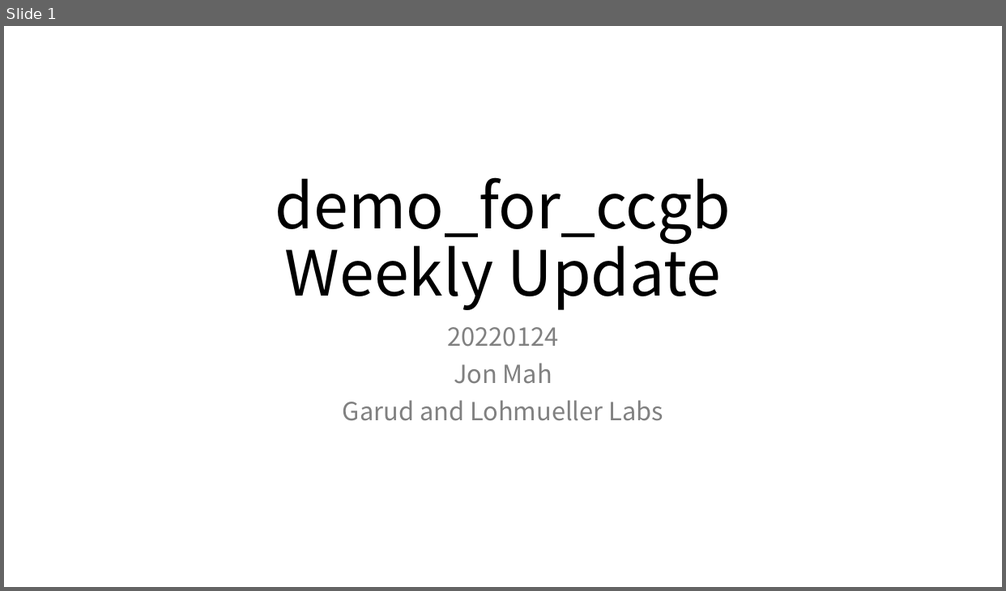
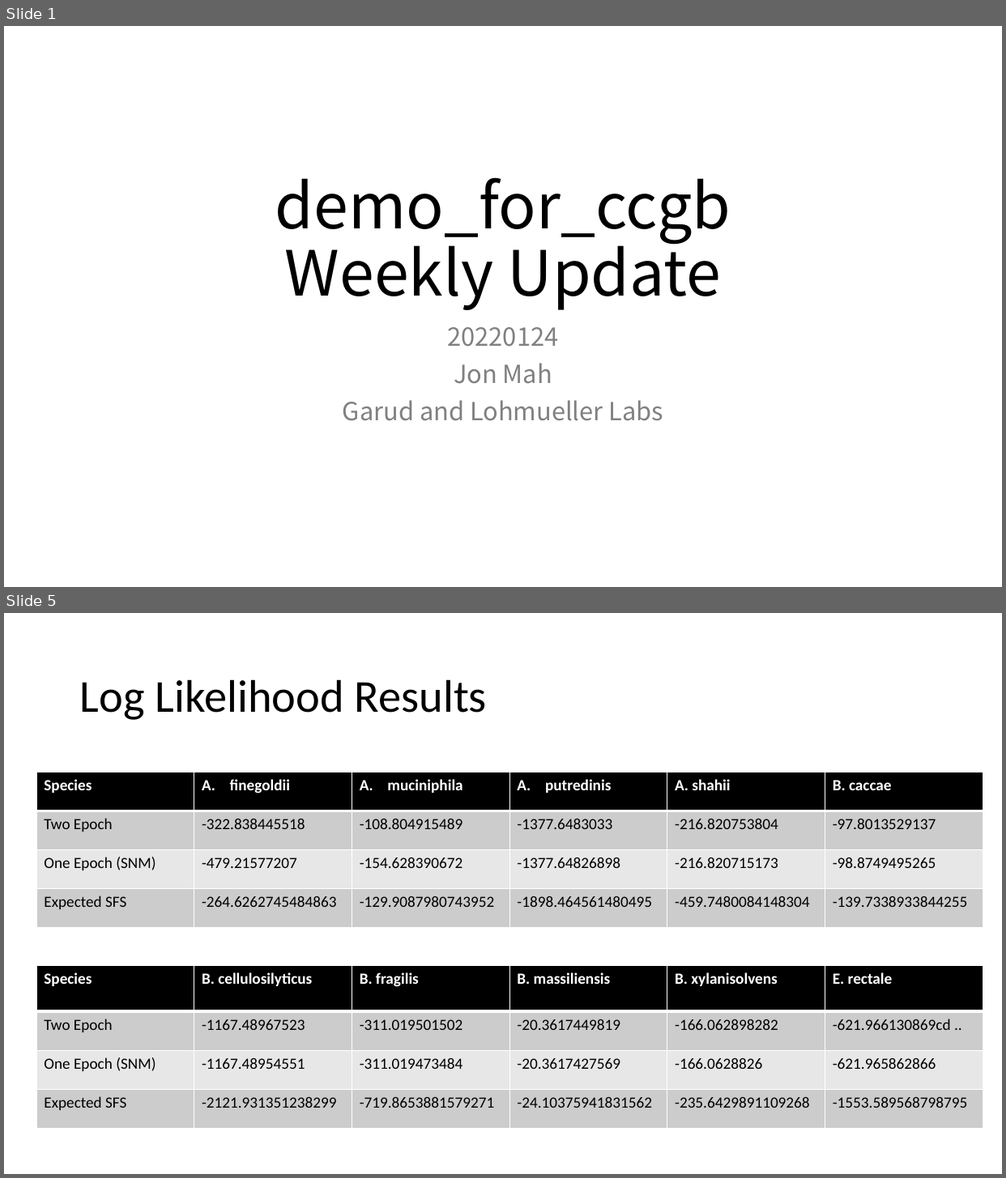
Before and after one commit to jon-mah/demo_for_ccgb, a slide deck: Summary/20220124_microbiome_demographic_slides.pptx. Shown one above the other, each under a label of ours: slide 1 before the commit, slides 1 and 5 after it; the slides between them are not shown. The pictures are 1006x591 and 1006x1178 pixels, drawn with LibreOffice and Linux fonts; fonts in the diff are those of the drawing. Boxes give left, top, right and bottom in pixels: in the first picture for what was removed or moved away, otherwise in the second. Text is boxed around its words. In the diff, an @@ line names an element or a change of style, - is before the commit and + after.

```diff
--- a/Summary/20220124_microbiome_demographic_slides.pptx
+++ b/Summary/20220124_microbiome_demographic_slides.pptx
@@ slide 5 added at box(4, 613, 1002, 1174), background #FFFFFF @@
@@ title added at box(80, 679, 487, 720), 44 pt, text #000000 @@
+Log Likelihood Results
@@ table added at box(36, 773, 984, 928), 4 rows, 6 columns @@
+Species | finegoldii | muciniphila | putredinis | A. shahii | B. caccae
+Two Epoch | -322.838445518 | -108.804915489 | -1377.6483033 | -216.820753804 | -97.8013529137
+One Epoch (SNM) | -479.21577207 | -154.628390672 | -1377.64826898 | -216.820715173 | -98.8749495265
+Expected SFS | -264.6262745484863 | -129.9087980743952 | -1898.464561480495 | -459.7480084148304 | -139.7338933844255
@@ table added at box(36, 966, 984, 1128), 4 rows, 6 columns @@
+Species | B. cellulosilyticus | B. fragilis | B. massiliensis | B. xylanisolvens | E. rectale
+Two Epoch | -1167.48967523 | -311.019501502 | -20.3617449819 | -166.062898282 | -621.966130869cd ..
+One Epoch (SNM) | -1167.48954551 | -311.019473484 | -20.3617427569 | -166.0628826 | -621.965862866
+Expected SFS | -2121.931351238299 | -719.8653881579271 | -24.10375941831562 | -235.6429891109268 | -1553.589568798795
```
Also in this commit, not shown: 1 slide changed, 2 other slides added, 1 slide removed.
